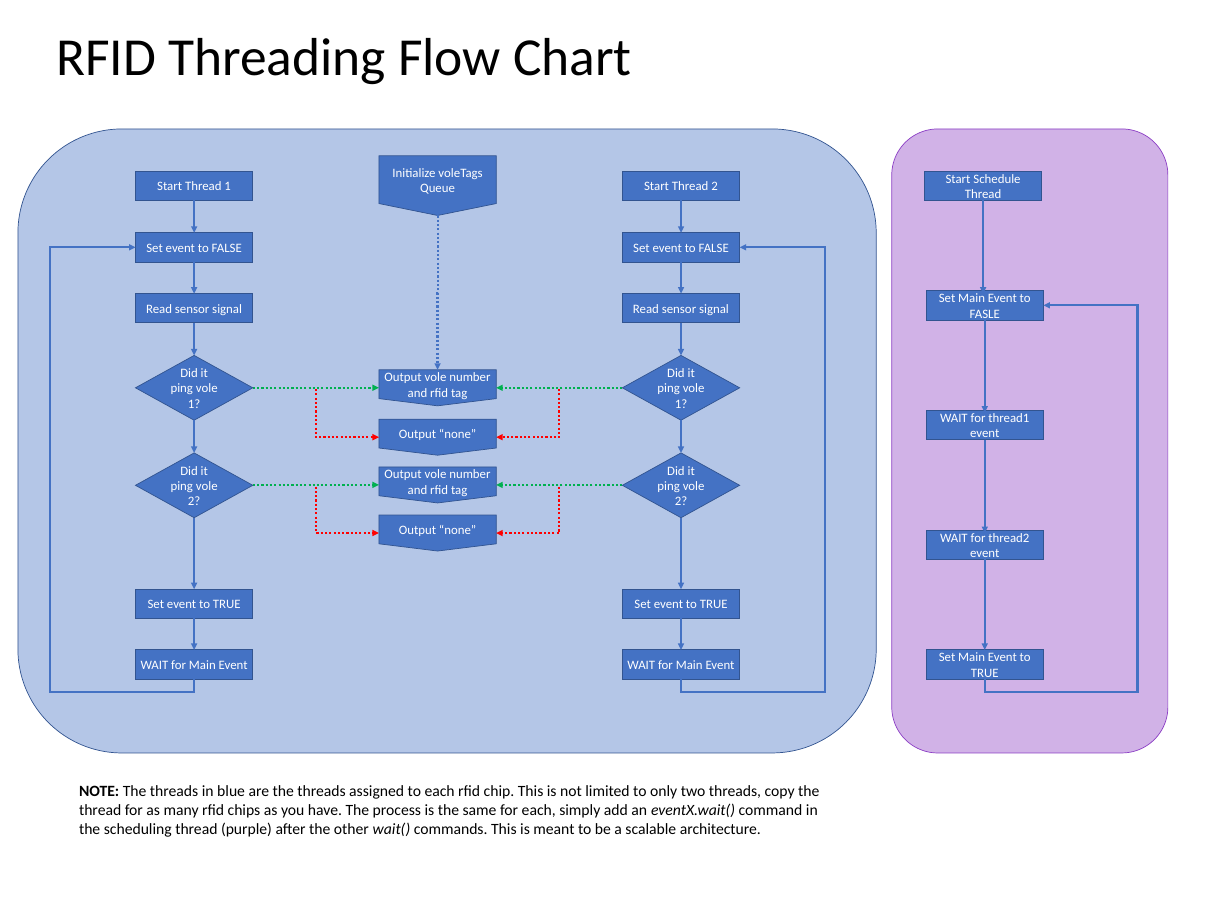
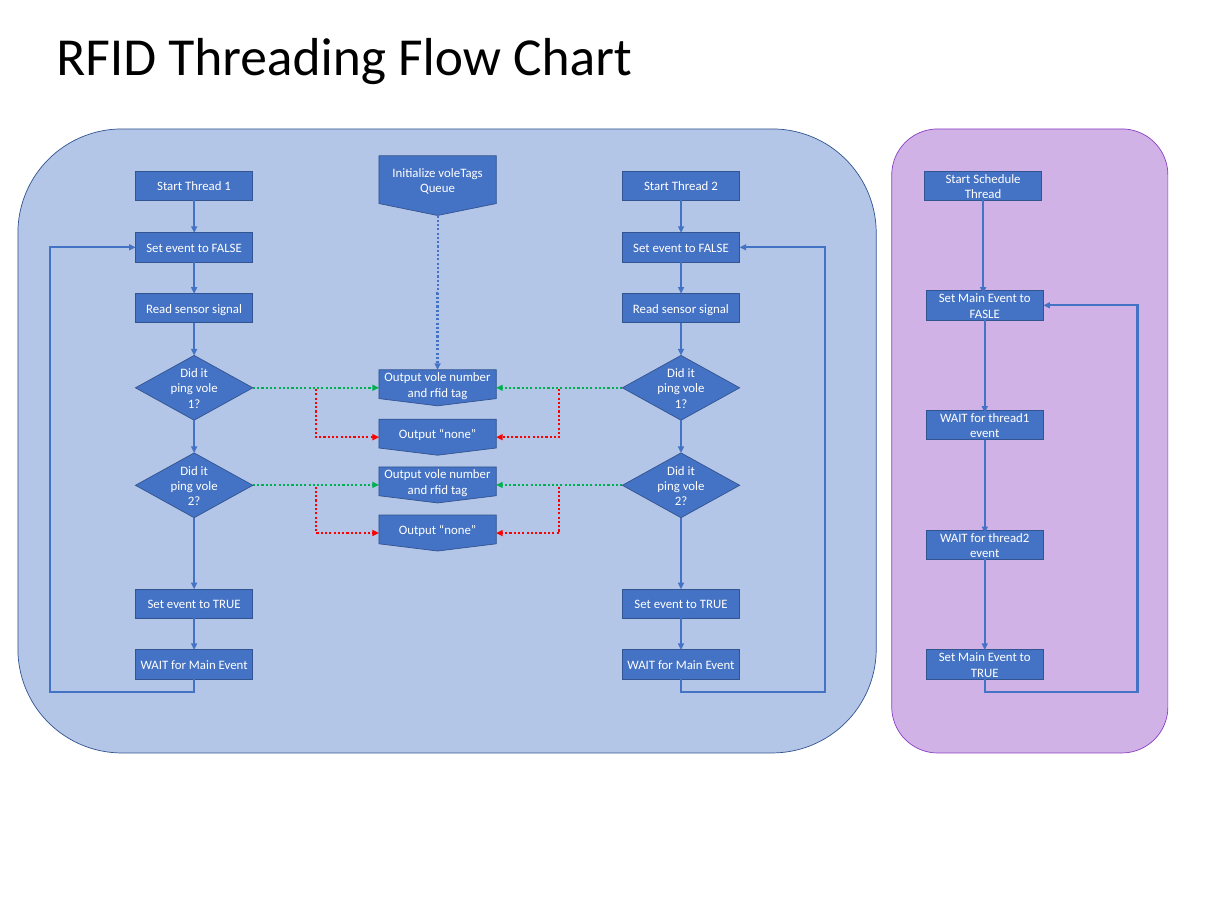
Before and after one commit to donaldsonlab/Home_Cage, a slide deck: slide 5 of Software/Software System Architecture.pptx. Drawn at 1232x924 pixels with LibreOffice and Linux fonts; fonts in the diff are those of the drawing. Boxes give left, top, right and bottom in pixels: in the first picture for what was removed or moved away, otherwise in the second. Text is boxed around its words. In the diff, an @@ line names an element or a change of style, - is before the commit and + after.

```diff
--- a/Software/Software System Architecture.pptx
+++ b/Software/Software System Architecture.pptx
@@ text removed at (x1=79, y1=785, x2=819, y2=837) @@
-NOTE: The threads in blue are the threads assigned to each rfid chip. This is not limited to only two threads, copy the thread for as many rfid chips as you have. The process is the same for each, simply add an eventX.wait() command in the scheduling thread (purple) after the other wait() commands. This is meant to be a scalable architecture.
```
Also in this commit, not shown: 1 other slide changed, 2 slides added, 4 other files.
